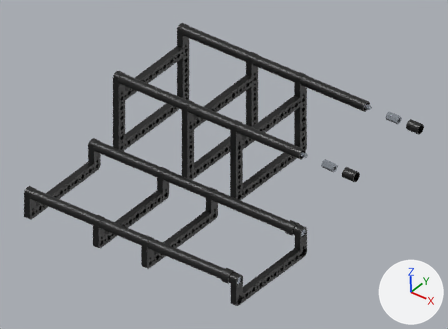
Two versions of the Blender file parts/project_github_oomlout_three_d_printing_filament_storage_kallax_one_cell_kit/assembly/render/scenes/step_10.blend, one commit apart.
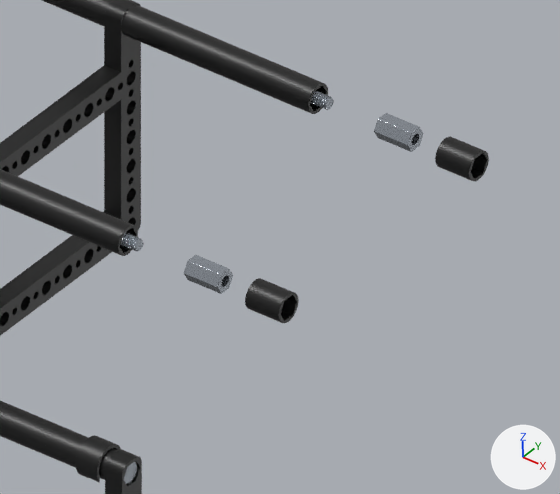
There are two pictures of each version: one from the file's camera 'Camera', one close up on the part from 58% to 100% of the width and 22% to 73% of the height. Every picture has the same lights, and +X, +Y and +Z are marked at lower right. The last two pictures show the newer version.

Objects in the first close-up: 'front_clip_1', 'front_frame_4', 'front_housing_1', 'front_long_last_1', 'rear_centre_1', 'rear_coupling_0', 'rear_coupling_1', 'rear_frame_3', 'rear_housing_0', 'rear_housing_1', 'rear_long_last_0', 'rear_long_last_1' and 6 more.
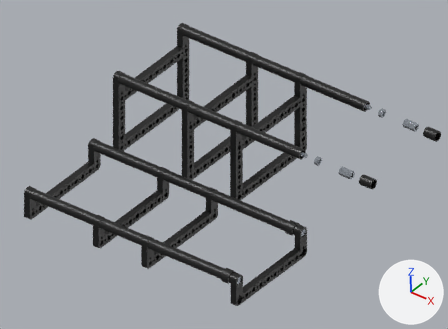
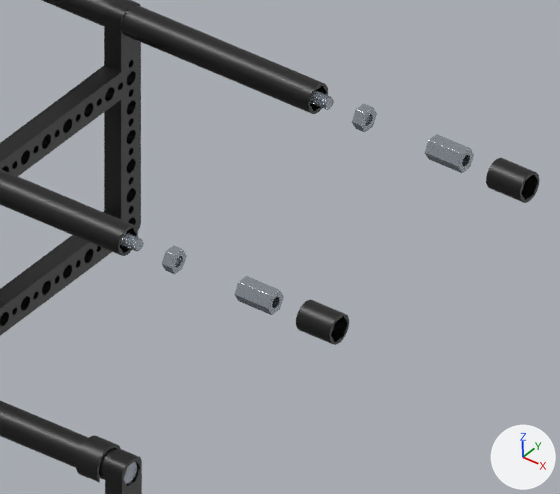
Boxes (x1, y1, x2, y2) around the edits, measured in the close-ups (560 x 494 px):
'rear_housing_0', moved: before (245, 278, 299, 323); after (296, 300, 349, 345)
'rear_housing_1', moved: before (435, 136, 489, 181); after (486, 158, 539, 203)
'rear_coupling_0', moved: before (184, 255, 233, 294); after (234, 276, 284, 315)
'rear_coupling_1', moved: before (374, 113, 423, 152); after (425, 134, 474, 173)
'rear_last_spacer_nut_0', added: after (162, 245, 187, 274)
'rear_last_spacer_nut_1', added: after (352, 104, 377, 132)

What changed in the scene script:
```text
Change ob_rear_housing_0:
    ob_rear_housing_0.location: (0.194, 0.1195, 0.112) -> (0.221, 0.1195, 0.112)
Change ob_rear_coupling_0:
    ob_rear_coupling_0.location: (0.1693, 0.1195, 0.112) -> (0.1963, 0.1195, 0.112)
Change ob_rear_housing_1:
    ob_rear_housing_1.location: (0.194, 0.2545, 0.112) -> (0.221, 0.2545, 0.112)
Change ob_rear_coupling_1:
    ob_rear_coupling_1.location: (0.1693, 0.2545, 0.112) -> (0.1963, 0.2545, 0.112)
Add ob_rear_last_spacer_nut_1:
    ob_rear_last_spacer_nut_1 = bpy.data.objects.new('rear_last_spacer_nut_1', me_rear_retaining_1.copy())  # the mesh of ob_rear_retaining_1
    ob_rear_last_spacer_nut_1.location = (0.151, 0.2545, 0.112)
    ob_rear_last_spacer_nut_1.rotation_euler = (0.524, 0.0, 0.0)  # degrees (30, 0, 0)
    _m = ob_rear_last_spacer_nut_1.modifiers.new('Small real edge highlights', 'BEVEL')
    _m.width = 0.0002
    _m.width_pct = 0.0002
    _m.segments = 3
    _m = ob_rear_last_spacer_nut_1.modifiers.new('Weighted normals', 'WEIGHTED_NORMAL')
    _m.keep_sharp = True
Add ob_rear_last_spacer_nut_0:
    ob_rear_last_spacer_nut_0 = bpy.data.objects.new('rear_last_spacer_nut_0', me_rear_retaining_1.copy())  # the mesh of ob_rear_retaining_1
    ob_rear_last_spacer_nut_0.location = (0.151, 0.1195, 0.112)
    ob_rear_last_spacer_nut_0.rotation_euler = (0.524, 0.0, 0.0)  # degrees (30, 0, 0)
    _m = ob_rear_last_spacer_nut_0.modifiers.new('Small real edge highlights', 'BEVEL')
    _m.width = 0.0002
    _m.width_pct = 0.0002
    _m.segments = 3
    _m = ob_rear_last_spacer_nut_0.modifiers.new('Weighted normals', 'WEIGHTED_NORMAL')
    _m.keep_sharp = True
```
